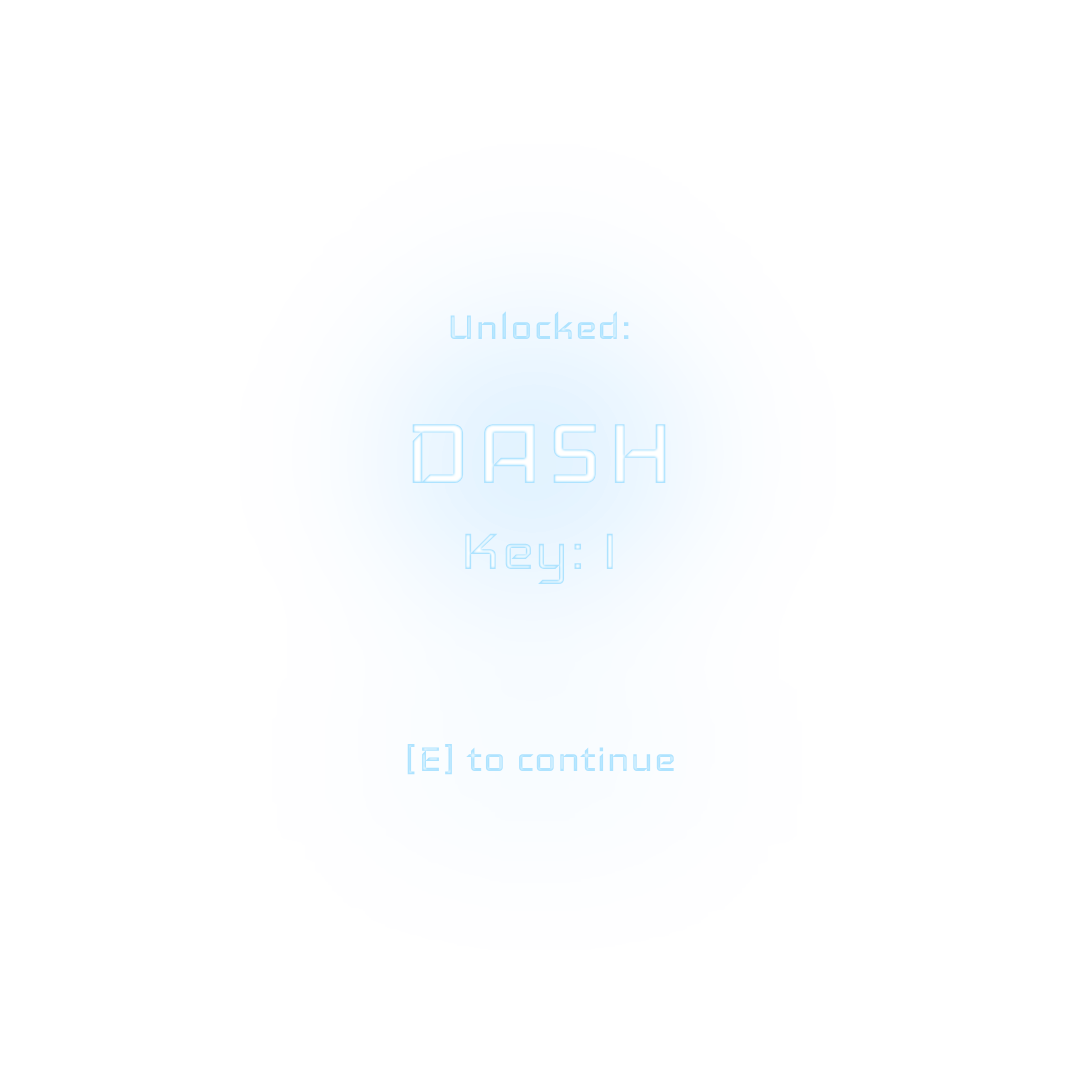
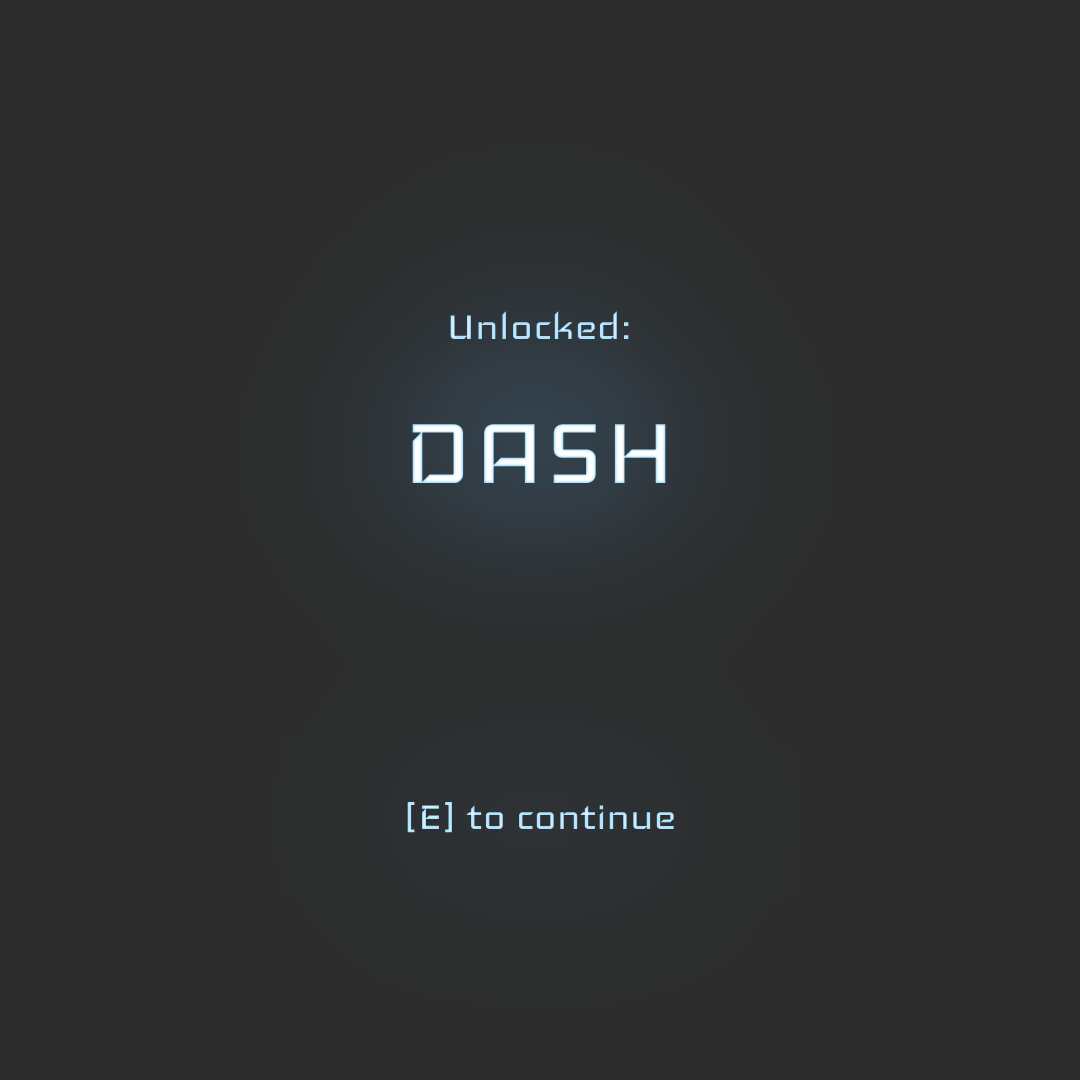
Comparing the layer stacks of the two 1080×1080 images. Changes:
renamed "Unlocked: DASH Key: I [E] to co" to "Unlocked: DASH [E] to continue", painted on it over [407, 311, 674, 833]
showed "Background" over [0, 0, 1080, 1080]
